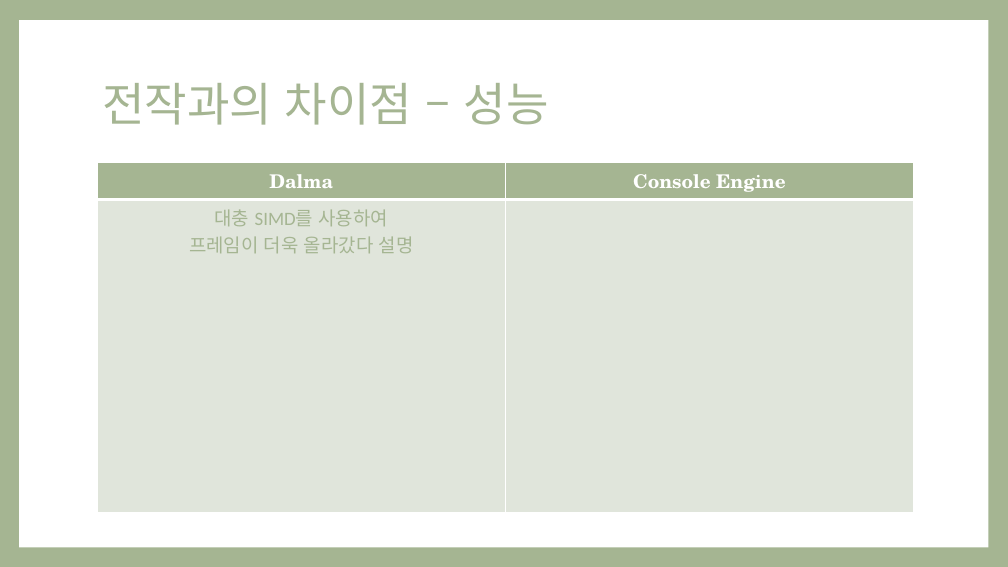
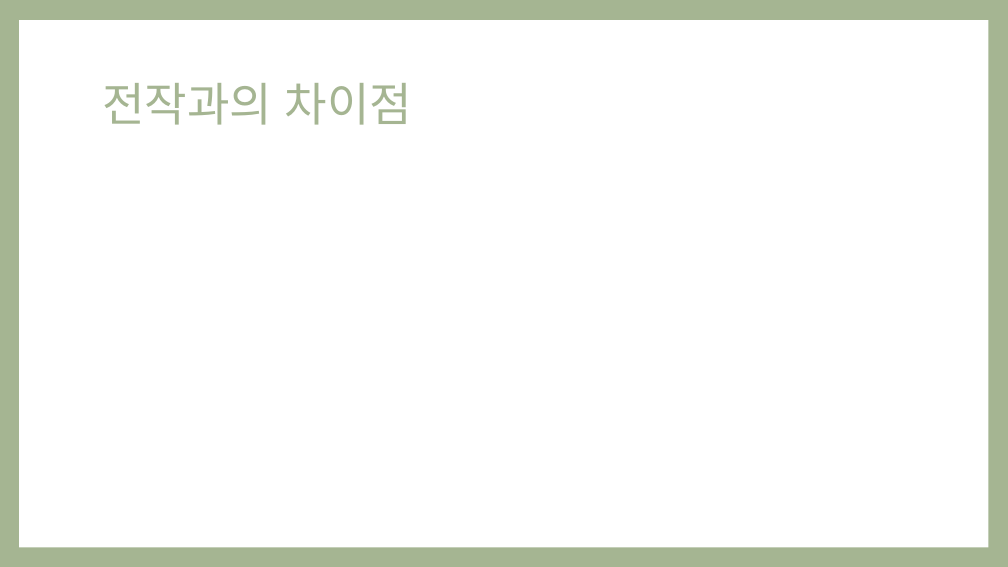
Before and after one commit to Ozzangeo/ConsoleEngine, a slide deck: slide 12 of 1410_오지훈_플밍_Project_발표자료.pptx (slide 8 before the commit). Drawn at 1008x567 pixels with LibreOffice and Linux fonts; fonts in the diff are those of the drawing. Boxes give left, top, right and bottom in pixels: in the first picture for what was removed or moved away, otherwise in the second. Text is boxed around its words. In the diff, an @@ line names an element or a change of style, - is before the commit and + after.

```diff
--- a/1410_오지훈_플밍_Project_발표자료.pptx
+++ b/1410_오지훈_플밍_Project_발표자료.pptx
@@ title at box(102, 83, 412, 125): text changed @@
-전작과의 차이점 – 성능
+전작과의 차이점
@@ table removed at box(98, 163, 914, 509), 2 rows, 2 columns @@
-Dalma | Console Engine
-대충 SIMD를 사용하여 / 프레임이 더욱 올라갔다 설명 | 
```
Also in this commit, not shown: 5 other slides changed, 16 slides added, 8 slides removed, 46 other files.
